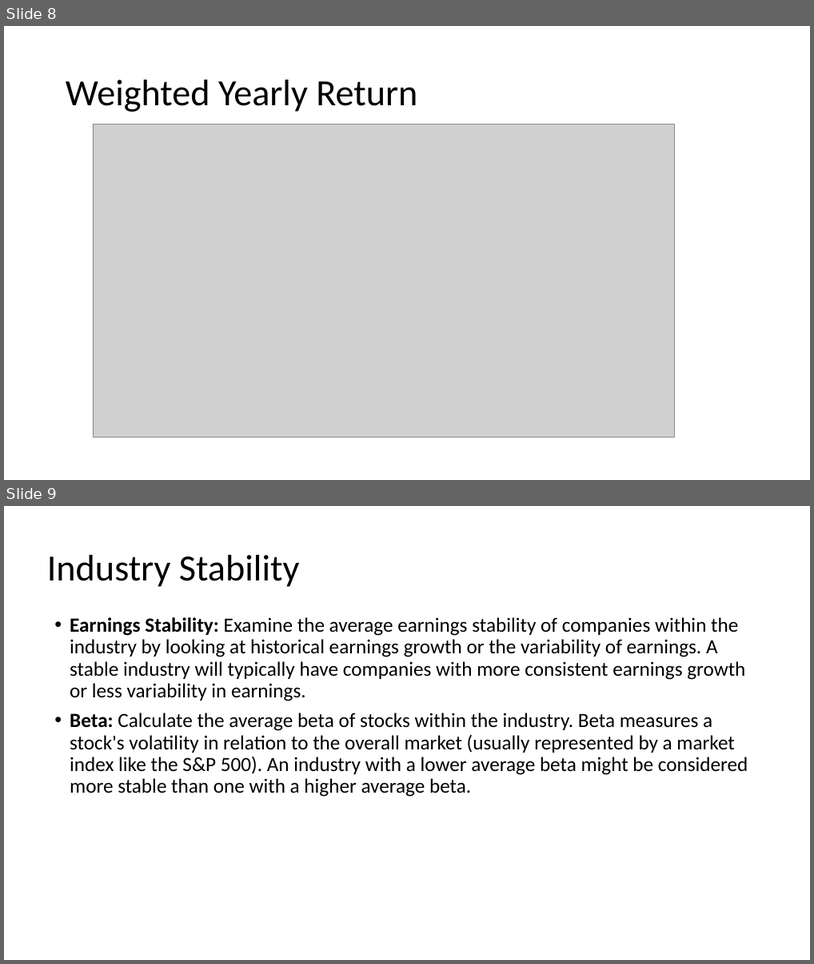
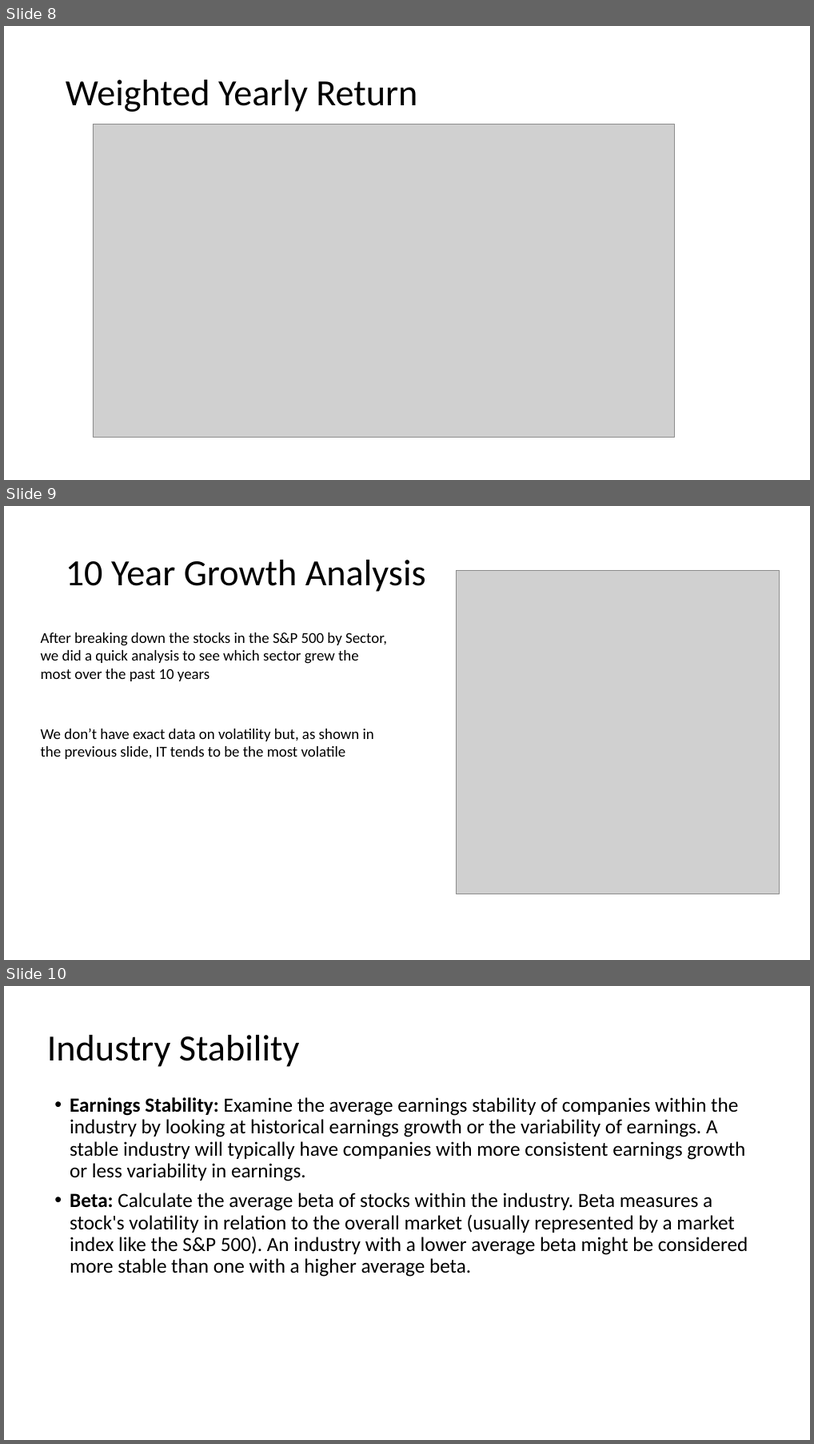
Before and after one commit to kennysiegler/first-project, a slide deck: Presentation1.pptx. Shown one above the other, each under a label of ours: slides 8 and 9 before the commit, slides 8, 9 and 10 after it. The pictures are 814x964 and 814x1444 pixels, drawn with LibreOffice and Linux fonts; fonts in the diff are those of the drawing; grey boxes stand for pictures. Boxes give left, top, right and bottom in pixels: in the first picture for what was removed or moved away, otherwise in the second. Text is boxed around its words. In the diff, an @@ line names an element or a change of style, - is before the commit and + after.

```diff
--- a/Presentation1.pptx
+++ b/Presentation1.pptx
@@ slide 9 added at (x1=4, y1=506, x2=810, y2=960), background #FFFFFF @@
@@ title added at (x1=66, y1=560, x2=426, y2=592), 44 pt, text #000000 @@
+10 Year Growth Analysis
@@ picture added at (x1=457, y1=571, x2=779, y2=894) @@
@@ text added at (x1=41, y1=632, x2=387, y2=681), 18 pt, text #000000 @@
+After breaking down the stocks in the S&P 500 by Sector, we did a quick analysis to see which sector grew the most over the past 10 years
@@ text added at (x1=41, y1=728, x2=374, y2=759), 18 pt, text #000000 @@
+We don’t have exact data on volatility but, as shown in the previous slide, IT tends to be the most volatile
@@ what was slide 9 is now slide 10 @@
```
Also in this commit, not shown: 2 other files.
